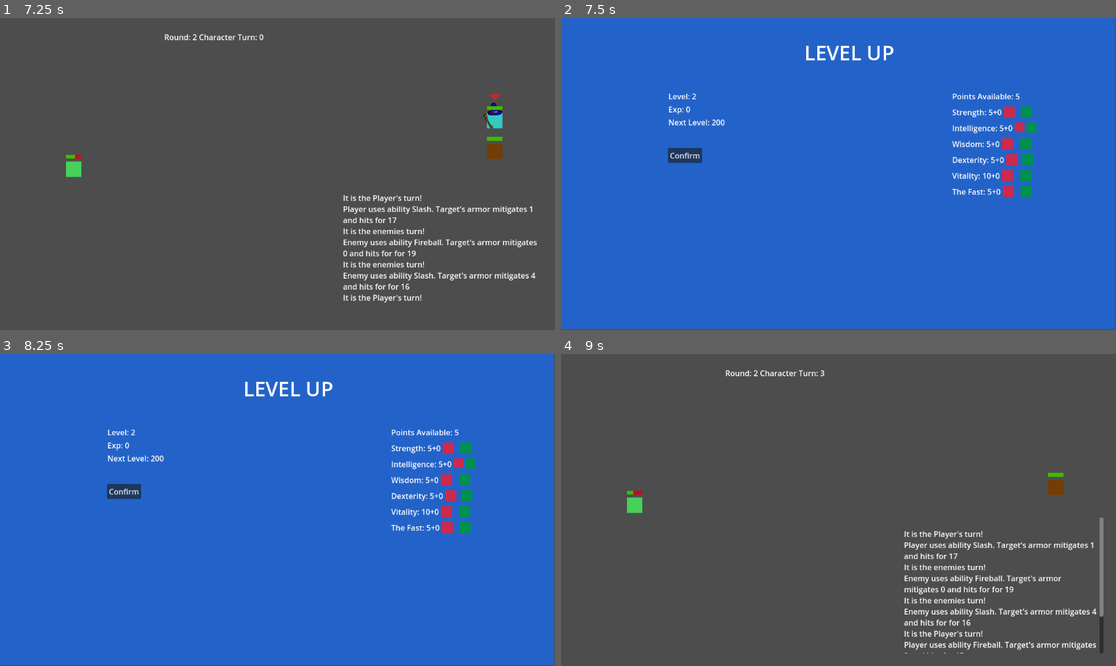
Above: before the commit, frames 1-4 (two rows, left to right).
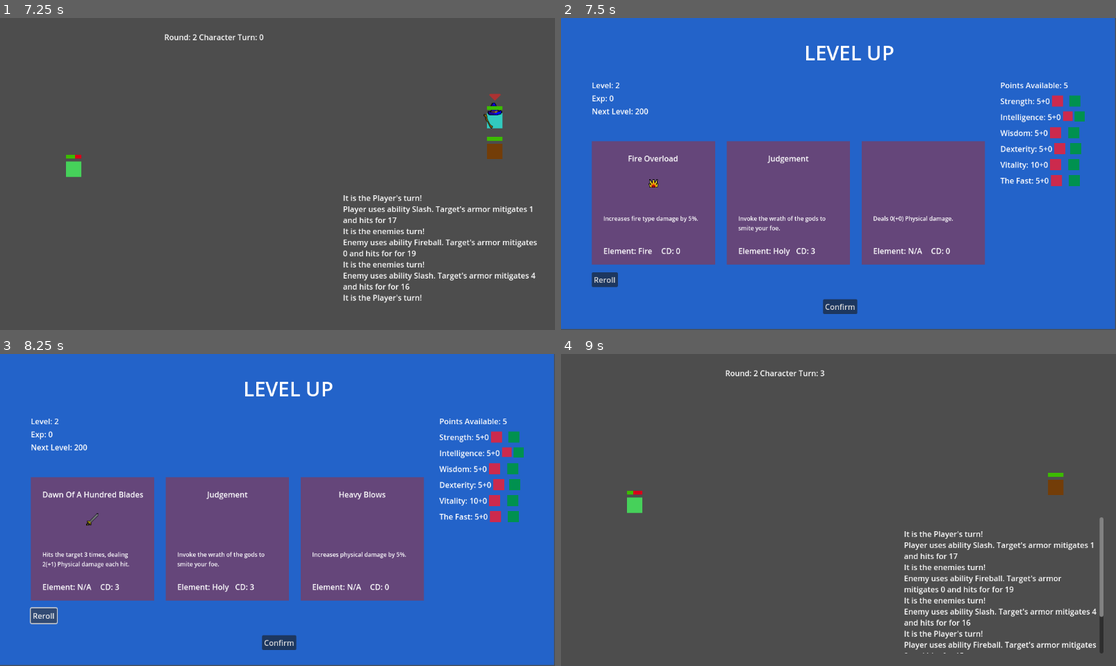
Above: after the commit, the same moments.

Repository: wildbeard/rpg
Game: Godot game, scene res://Scenes/SceneSwitcher.tscn
The game is run twice, just before and just after one commit, with the same random seed, the same clock (stepped at 60 frames per second) and the same inputs.
Inputs (mouse positions are in pixels of both pictures, inside the frame that each line leads up to):
- Up to frame 1 (7.25 s): click "Enter Battle" at 0.5 s; click "Slash" at 1.25 s; tap Enter (ui_accept) at 2, 2.27, 2.75, 3.02, 3.5, 4.52, 5, 5.27, 5.75, 6.02 s; move the mouse to (399, 158) at 2.02 s; hold D (move_right) 2.03-2.78 s; click (399, 158) at 2.17 s; move the mouse to (166, 189) at 2.77 s; hold S (move_down) 2.78-3.53 s; move the mouse to (333, 105) at 3.52 s; hold D (move_right) 3.53-4.28 s; move the mouse to (249, 236) at 4.27 s; hold W (move_up) 4.28-5.03 s; click (249, 236) at 4.42 s; move the mouse to (444, 220) at 5.02 s; hold A (move_left) 5.03-6.5 s; move the mouse to (111, 127) at 5.77 s; click "Fireball" at 6.5 s
- Up to frame 2 (7.5 s): tap Enter (ui_accept) at 7.25 s; move the mouse to (866, 174) at 7.27 s; hold S (move_down) from 7.28 s (still down); click (866, 174) at 7.42 s
- Up to frame 3 (8.25 s): release S (move_down) at 8 s; click (44, 616) at 8 s, where only the run after the commit has a clickable "Reroll"
- Up to frame 4 (9 s): click "Confirm" at 8.75 s

Frame 1 is identical in both runs. In frame 2, 30% of the frame differs, in the area x 5-95%, y 20-95%; in frame 3, 30%; in frame 4, nothing differs.

Commit message:
We can now randomize cards!

Diff:
--- a/Scenes/UI/LevelUp.gd
+++ b/Scenes/UI/LevelUp.gd
@@ -21,6 +21,10 @@
 	"speed": "The Fast"
 }
 var _pointsAvail: int = 5
+var _cards: Array[Control] = []
+
+@onready var button = $Button
+@onready var _allAbilities = preload("res://Resources/Abilities.tres")
 
 func _ready() -> void:
 	%LevelLabel.text = "Level: %d" % self.stats.level
@@ -29,6 +33,35 @@
 	self._buildStatControls()
 
 	%ConfirmBtn.connect("button_up", self._confirmChoices)
+
+	self._setupAbilityCards()
+	self.button.connect("button_up", self._rerollAbilities)
+
+func _setupAbilityCards() -> void:
+	var rngAbilities: Array[Ability] = self._getRandomAbilities()
+
+	for idx in rngAbilities.size():
+		var card: Control = load("res://Scenes/UI/AbilityCard.tscn").instantiate()
+		card.ability = rngAbilities[idx]
+		card.position = Vector2(64 + (idx * 280), 256)
+		self._cards.push_back(card)
+		add_child(card)
+
+func _getRandomAbilities() -> Array[Ability]:
+	var abilities: Array[Ability] = []
+
+	for i in 3:
+		var ability: Ability = self._allAbilities.resource_list.filter(func(a: Ability): return !abilities.has(a)).pick_random()
+		abilities.push_back(ability)
+
+	return abilities
+
+func _rerollAbilities() -> void:
+	for card in self._cards:
+		card.queue_free()
+
+	self._cards = []
+	self._setupAbilityCards()
 
 func _buildStatControls() -> void:
 	for key in self._statNameStrings:
--- a/Scenes/UI/LevelUp.tscn
+++ b/Scenes/UI/LevelUp.tscn
@@ -20,10 +20,10 @@
 [node name="ConfirmBtn" type="Button" parent="."]
 unique_name_in_owner = true
 layout_mode = 0
-offset_left = 222.0
-offset_top = 270.0
-offset_right = 293.0
-offset_bottom = 301.0
+offset_left = 544.0
+offset_top = 584.0
+offset_right = 615.0
+offset_bottom = 615.0
 text = "Confirm"
 
 [node name="Label" type="Label" parent="."]
@@ -37,10 +37,10 @@
 
 [node name="HBoxContainer" type="VBoxContainer" parent="."]
 layout_mode = 0
-offset_left = 223.0
-offset_top = 151.0
-offset_right = 380.0
-offset_bottom = 234.0
+offset_left = 64.0
+offset_top = 128.0
+offset_right = 221.0
+offset_bottom = 211.0
 
 [node name="LevelLabel" type="Label" parent="HBoxContainer"]
 unique_name_in_owner = true
@@ -60,10 +60,10 @@
 [node name="StatsBox" type="VBoxContainer" parent="."]
 unique_name_in_owner = true
 layout_mode = 0
-offset_left = 812.0
-offset_top = 151.0
-offset_right = 987.0
-offset_bottom = 410.0
+offset_left = 912.0
+offset_top = 128.0
+offset_right = 1087.0
+offset_bottom = 387.0
 theme_override_constants/separation = 10
 
 [node name="GridContainer" type="GridContainer" parent="StatsBox"]
@@ -74,3 +74,12 @@
 unique_name_in_owner = true
 layout_mode = 2
 text = "Points Available: 5"
+
+[node name="Button" type="Button" parent="."]
+layout_mode = 0
+offset_left = 64.0
+offset_top = 528.0
+offset_right = 118.0
+offset_bottom = 559.0
+text = "Reroll
+"
